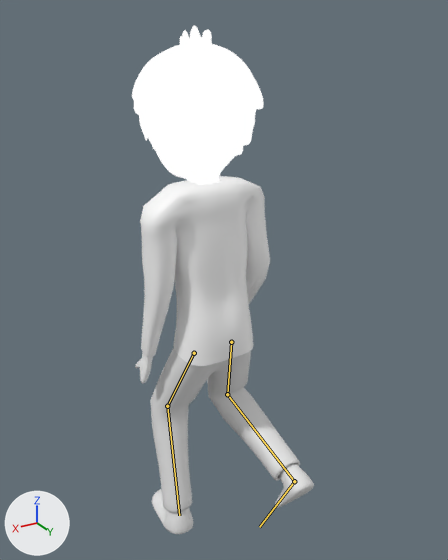
The glTF model headwithmouthwithbodythesecond.glb, before and after one commit.
Rendered twice from a camera (50 mm lens) standing at (7.06, 12.36, 13.29) and looking at (-0.32, 0.07, 7.14). The axes (+X, +Y, +Z) are drawn at lower left. The lights are the same throughout. Both versions are drawn at frame 12 of the action 'Run'; the numbers are the values there. The bones that change are drawn over the model as lines.

Names of what the first picture shows: 'Hair.002', 'Head.003', 'Pants', 'Shirt', 'Shoes', 'Tuft.002'.
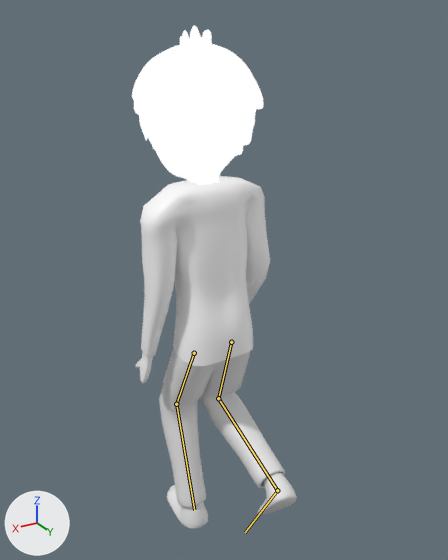
Location of each change, (x1, y1, x2, y2) in pixels of the pictures (448 x 560 px):
```json
{"object": "Pants", "change": "posed", "before": [151, 348, 300, 513], "after": [159, 349, 285, 508], "on screen": "15% narrower"}
{"object": "Shoes", "change": "posed", "before": [152, 463, 314, 534], "after": [167, 472, 297, 529], "on screen": "20% narrower, 19% shorter"}
{"bone": "LeftUpperLeg", "before": "(194, 353) to (167, 406)", "after": "(194, 353) to (176, 404)"}
{"bone": "LeftLowerLeg", "before": "(167, 406) to (179, 515)", "after": "(176, 404) to (194, 510)"}
{"bone": "RightUpperLeg", "before": "(231, 342) to (227, 394)", "after": "(231, 342) to (218, 398)"}
{"bone": "RightLowerLeg", "before": "(227, 394) to (294, 481)", "after": "(218, 398) to (277, 490)"}
{"bone": "RightFoot", "before": "(294, 481) to (259, 527)", "after": "(277, 490) to (245, 532)"}
```

Edits to the scene script, one JSON object a line:
```json
{"block": "bone_leftupperleg", "where": "bone_leftupperleg = bpy.data.objects['Armature'].pose.bones['LeftUpperLeg']  # child of 'LeftPelvis'"}
{"op": "set", "path": "bone_leftupperleg.rotation_quaternion", "old": "(0.971, -0.235, -0.034, -0.001)", "new": "(0.969, -0.232, -0.048, 0.065)", "note": "degrees (-27, -4, 1) -> degrees (-27, -4, 9)"}
{"block": "bone_leftlowerleg", "where": "bone_leftlowerleg = bpy.data.objects['Armature'].pose.bones['LeftLowerLeg']  # child of 'LeftUpperLeg'"}
{"op": "set", "path": "bone_leftlowerleg.rotation_quaternion", "old": "(0.926, 0.375, 0.03, 0.0)", "new": "(0.926, 0.375, 0.032, -0.034)", "note": "degrees (44, 3, 1) -> degrees (44, 5, -2)"}
{"block": "bone_rightupperleg", "where": "bone_rightupperleg = bpy.data.objects['Armature'].pose.bones['RightUpperLeg']  # child of 'RightPelvis'"}
{"op": "set", "path": "bone_rightupperleg.rotation_quaternion", "old": "(0.984, -0.177, 0.026, 0.001)", "new": "(0.981, -0.175, 0.036, -0.068)", "note": "degrees (-20, 3, 0) -> degrees (-20, 3, -8)"}
{"block": "bone_rightlowerleg", "where": "bone_rightlowerleg = bpy.data.objects['Armature'].pose.bones['RightLowerLeg']  # child of 'RightUpperLeg'"}
{"op": "set", "path": "bone_rightlowerleg.rotation_quaternion", "old": "(0.721, 0.69, -0.06, -0.005)", "new": "(0.725, 0.688, -0.005, 0.032)", "note": "degrees (88, -5, -5) -> degrees (87, -3, 2)"}
{"block": "bone_rightfoot", "where": "bone_rightfoot = bpy.data.objects['Armature'].pose.bones['RightFoot']  # child of 'RightLowerLeg'"}
{"op": "set", "path": "bone_rightfoot.rotation_quaternion", "old": "(0.989, -0.148, -0.003, 0.01)", "new": "(0.985, -0.155, 0.078, 0.005)", "note": "degrees (-17, 0, 1) -> degrees (-18, 9, -1)"}
```
